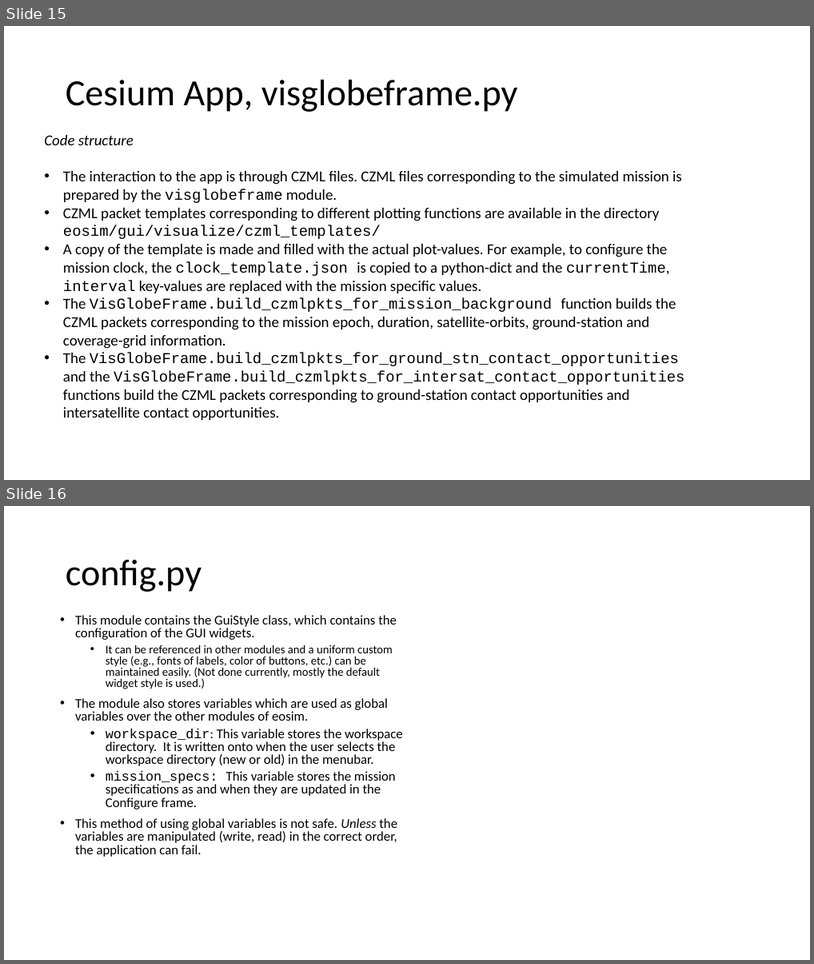
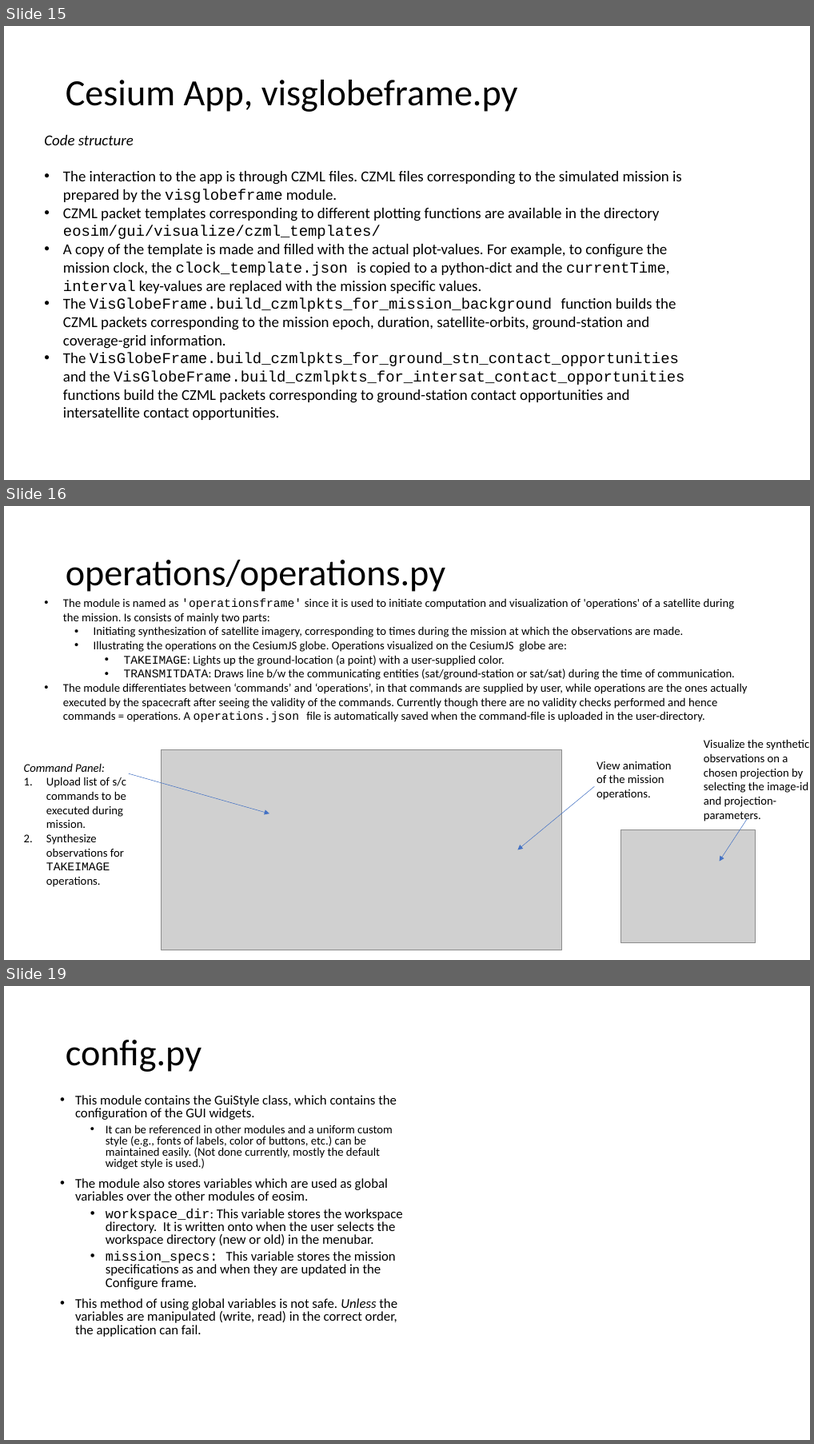
Before and after one commit to EarthObservationSimulator/eosim-gui, a slide deck: docs/codebase_description.pptx. Shown one above the other, each under a label of ours: slides 15 and 16 before the commit, slides 15, 16 and 19 after it; the slides between them are not shown. The pictures are 814x964 and 814x1444 pixels, drawn with LibreOffice and Linux fonts; fonts in the diff are those of the drawing; grey boxes stand for pictures. Boxes give left, top, right and bottom in pixels: in the first picture for what was removed or moved away, otherwise in the second. Text is boxed around its words. In the diff, an @@ line names an element or a change of style, - is before the commit and + after.

```diff
--- a/docs/codebase_description.pptx
+++ b/docs/codebase_description.pptx
@@ slide 16 added at box(4, 506, 810, 960), background #FFFFFF @@
@@ title added at box(66, 560, 446, 592), 44 pt, text #000000 @@
+operations/operations.py
@@ text added at box(63, 598, 747, 722), 14 pt, text #000000 @@
+• The module is named as 'operationsframe' since it is used to initiate computation and visualization of 'operations' of a satellite during the mission. Is consists of mainly two parts:
+  • Initiating synthesization of satellite imagery, corresponding to times during the mission at which the observations are made.
+  • Illustrating the operations on the CesiumJS globe. Operations visualized on the CesiumJS globe are:
+    • TAKEIMAGE: Lights up the ground-location (a point) with a user-supplied color.
+    • TRANSMITDATA: Draws line b/w the communicating entities (sat/ground-station or sat/sat) during the time of communication.
+• The module differentiates between ‘commands’ and ‘operations’, in that commands are supplied by user, while operations are the ones actually executed by the spacecraft after seeing the validity of the commands. Currently though there are no validity checks performed and hence commands = operations. A operations.json file is automatically saved when the command-file is uploaded in the user-directory.
@@ text added at box(704, 739, 810, 822), 14 pt, text #000000 @@
+Visualize the synthetic observations on a chosen projection by selecting the image-id and projection-parameters.
@@ text added at box(24, 764, 126, 887), 14 pt, text #000000 @@
+Command Panel:
+1. Upload list of s/c commands to be executed during mission.
+2. Synthesize observations for TAKEIMAGE operations.
@@ picture added at box(162, 749, 562, 950) @@
@@ text added at box(597, 761, 672, 800), 14 pt, text #000000 @@
+View animation of the mission operations.
@@ arrow added from (129, 773) to (270, 813), #4472C4 0.5 pt @@
@@ arrow added from (595, 786) to (518, 850), #4472C4 0.5 pt @@
@@ picture added at box(621, 830, 756, 943) @@
@@ arrow added from (748, 818) to (720, 861), #4472C4 0.5 pt @@
@@ what was slide 16 is now slide 19 @@
```
Also in this commit, not shown: 2 other slides added, 2 other files.
